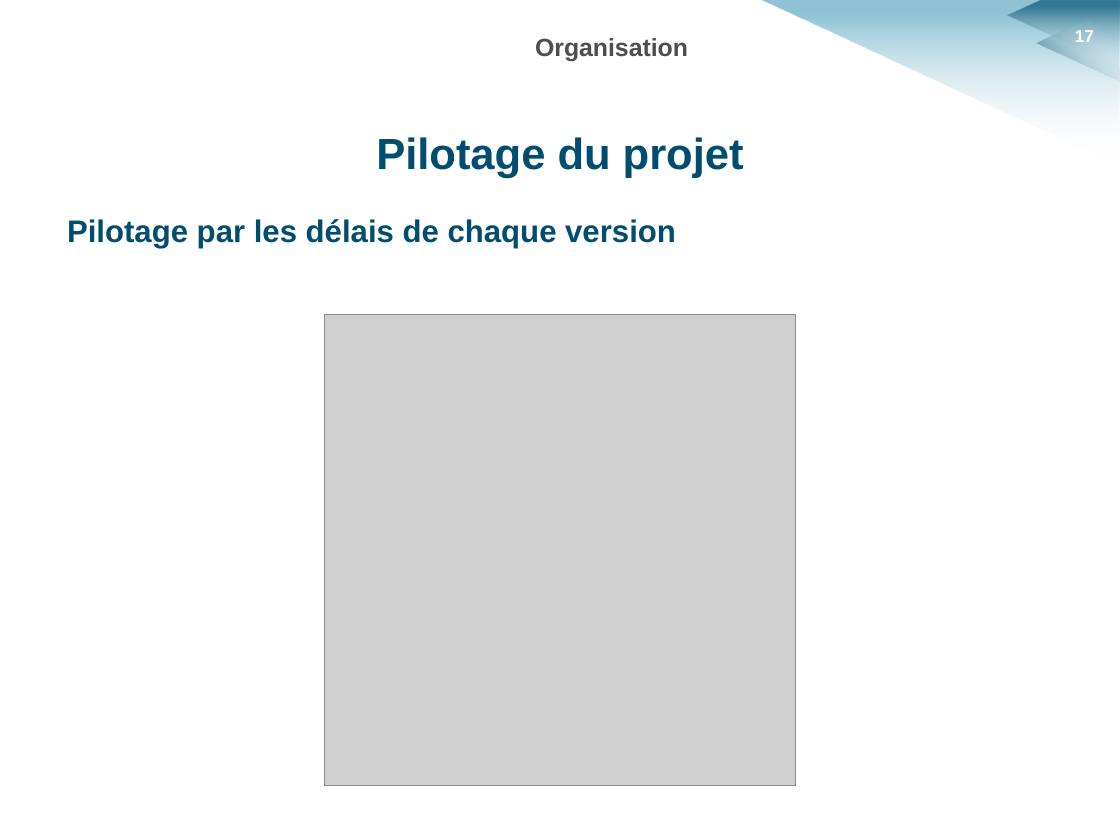
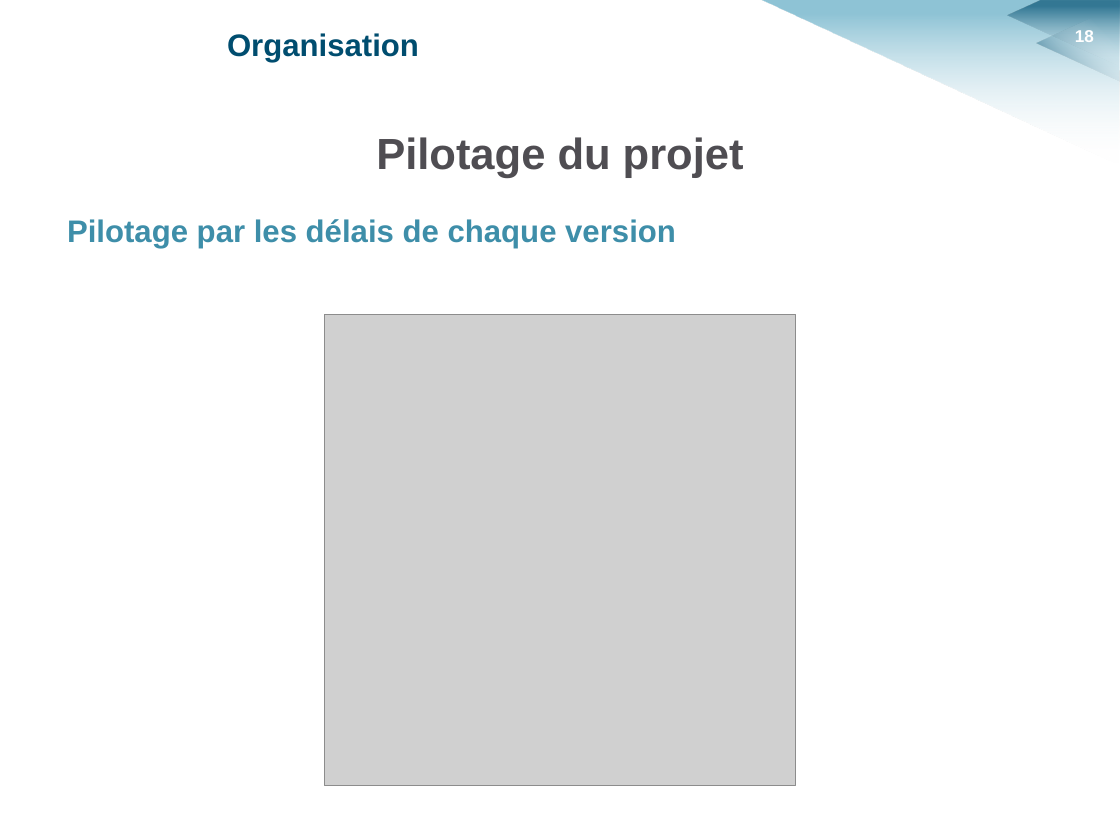
Before and after one commit to HKervadec/korrigolo, a slide deck: slide 18 of soutenances/planification/soutenance_planification.pptx (slide 17 before the commit). Drawn at 1120x840 pixels with LibreOffice and Linux fonts; fonts in the diff are those of the drawing; grey boxes stand for pictures; background and template pictures are left out. Boxes give left, top, right and bottom in pixels: in the first picture for what was removed or moved away, otherwise in the second. Text is boxed around its words. In the diff, an @@ line names an element or a change of style, - is before the commit and + after.

```diff
--- a/soutenances/planification/soutenance_planification.pptx
+++ b/soutenances/planification/soutenance_planification.pptx
@@ text "Organisation" at [227,33,419,62]: size 16 to 20 pt, text colour #4F4D50 to #004D6F; alignment centre to left @@
@@ page number at [1075,30,1094,42]: text changed @@
-17
+18
@@ text "Pilotage du projet" at [67,137,744,248]: text colour #004D6F to #4F4D52 in "Pilotage du projet"; text colour #004D6F to #3E8EA9 in "Pilotage par les délais de chaque version" @@
```
Also in this commit, not shown: 15 other slides changed, 4 slides added, 2 slides removed, 5 other files.
